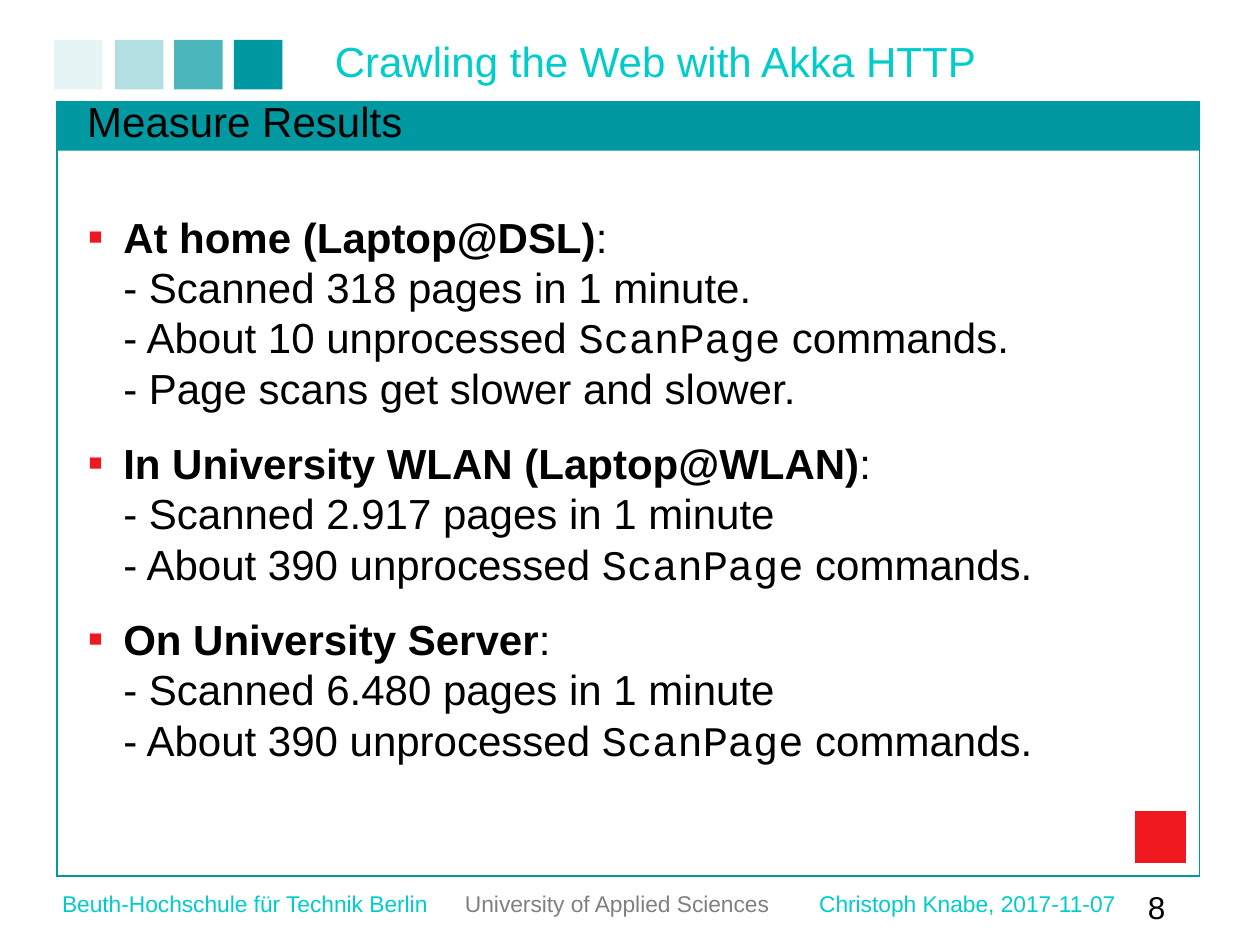
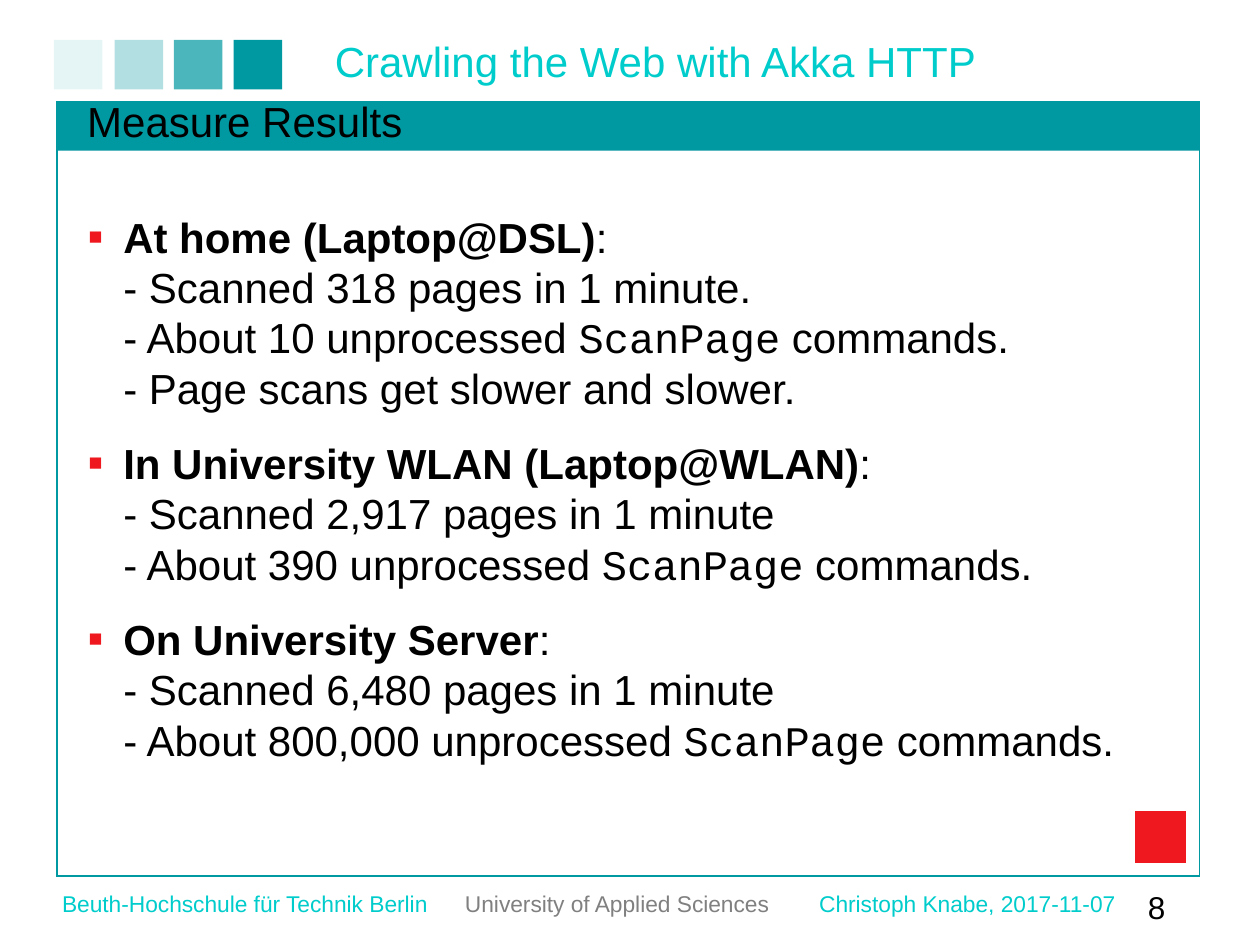
Before and after one commit to christophknabe/akka-crawl, a slide deck: slide 8 of src/doc/discussion.odp. Drawn at 1260x945 pixels with LibreOffice and Linux fonts; fonts in the diff are those of the drawing; background and template pictures are left out. Boxes give left, top, right and bottom in pixels: in the first picture for what was removed or moved away, otherwise in the second. Text is boxed around its words. In the diff, an @@ line names an element or a change of style, - is before the commit and + after.

```diff
--- a/src/doc/discussion.odp
+++ b/src/doc/discussion.odp
@@ text at (123, 448, 1114, 765): text changed @@
-■ In University WLAN (Laptop@WLAN):
-  - Scanned 2.917 pages in 1 minute
-  - About 390 unprocessed ScanPage commands.
-■ On University Server:
-  - Scanned 6.480 pages in 1 minute
-  - About 390 unprocessed ScanPage commands.
+■ In University WLAN (Laptop@WLAN):
+  - Scanned 2,917 pages in 1 minute
+  - About 390 unprocessed ScanPage commands.
+■ On University Server:
+  - Scanned 6,480 pages in 1 minute
+  - About 800,000 unprocessed ScanPage commands.
```
Also in this commit, not shown: 1 other slide changed, 1 other file.
